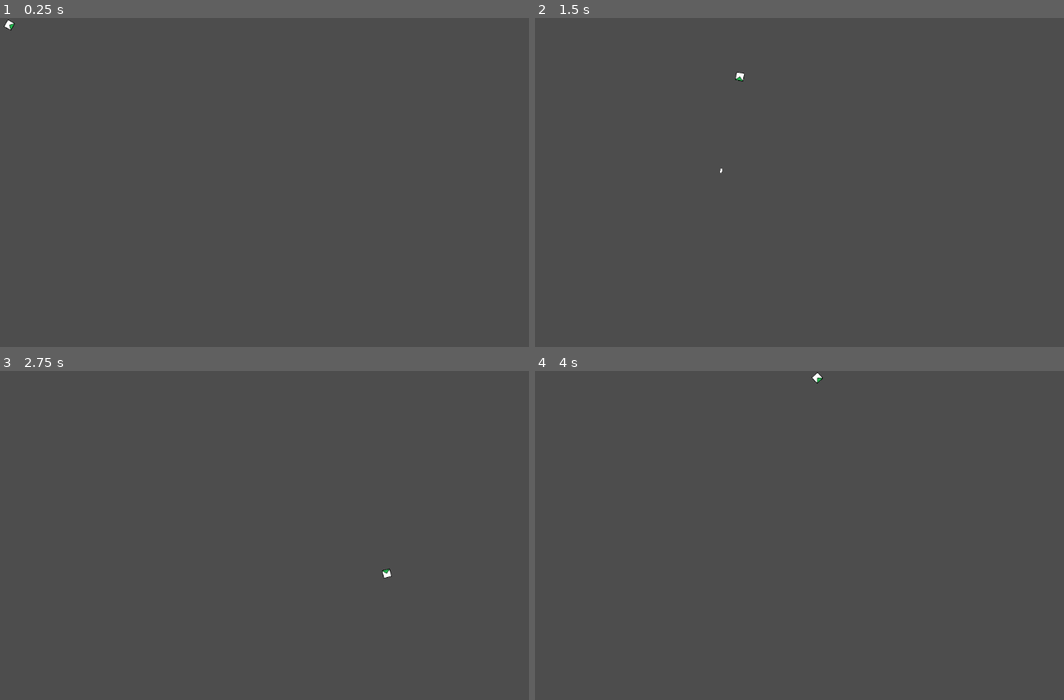
Above: before the commit, frames 1-4 (two rows, left to right).
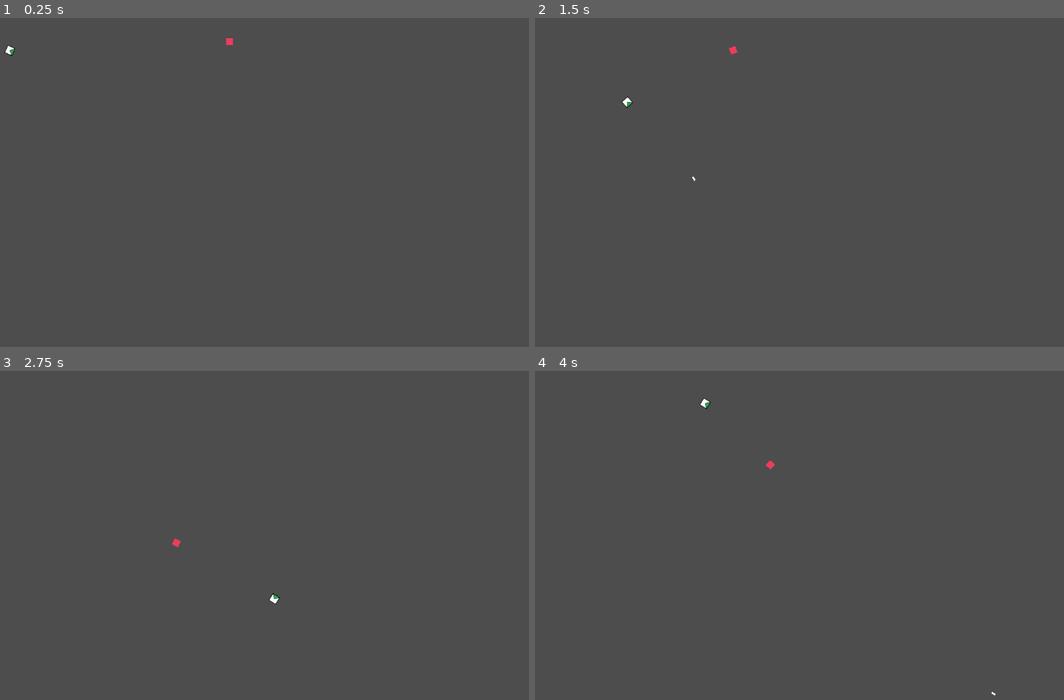
Above: after the commit, the same moments.

Repository: AHuang8693/CSC378-FinalProject
Game: Godot game, scene res://world.tscn
Two runs of this game, one before a commit and one after it. Both use one fixed random seed, a clock stepped at 60 frames per second and the inputs below.
Inputs (mouse positions are in pixels of both pictures, inside the frame that each line leads up to):
- Up to frame 1 (0.25 s): no input
- Up to frame 2 (1.5 s): tap Enter at 0.5 s; move the mouse to (963, 169) at 0.52 s; hold D (right) 0.53-1.28 s; click (963, 169) at 0.6 s; move the mouse to (714, 202) at 1.27 s; hold S (down) from 1.28 s (still down); click (714, 202) at 1.35 s
- Up to frame 3 (2.75 s): move the mouse to (359, 466) at 2.02 s; release S (down) at 2.03 s; hold D (right) from 2.03 s (still down); click (359, 466) at 2.1 s
- Up to frame 4 (4 s): tap Space at 2.75 s; move the mouse to (804, 607) at 2.77 s; release D (right) at 2.78 s; hold W (up) 2.78-3.53 s; click (804, 607) at 2.85 s; move the mouse to (1016, 588) at 3.52 s; hold A (left) from 3.53 s (still down); click (1016, 588) at 3.6 s

The runs differ from the first frame. In frame 1, 0.1% of the frame differs, in the area x 0-45%, y 0-12%; in frame 2, 0.1%, in the area x 16-40%, y 8-50%; in frame 3, 0.1%; in frame 4, 0.1%.

Commit message:
Basic enemy added

Diff:
--- a/Enemy.gd
+++ b/Enemy.gd
@@ -6,5 +6,11 @@
 func _physics_process(delta):
 	var Player = get_parent().get_node("Player")
 	position += (Player.position - position) / MOVE_SCALE
+	look_at(Player.position)
 
 	move_and_collide(motion)
+
+
+func _on_area_2d_body_entered(body):
+	if "Bullet" in body.name:
+		queue_free()
--- /dev/null
+++ b/Enemy.tscn
@@ -0,0 +1,28 @@
+[gd_scene load_steps=5 format=3 uid="uid://btnr40rryrpqr"]
+
+[ext_resource type="Script" path="res://Enemy.gd" id="1_e0asa"]
+[ext_resource type="Texture2D" uid="uid://dg2bvk31nbppj" path="res://WhiteSquare.png" id="1_os4qc"]
+
+[sub_resource type="RectangleShape2D" id="RectangleShape2D_7gkj2"]
+size = Vector2(13, 13)
+
+[sub_resource type="RectangleShape2D" id="RectangleShape2D_6c6uq"]
+size = Vector2(14, 14)
+
+[node name="Enemy" type="CharacterBody2D"]
+script = ExtResource("1_e0asa")
+
+[node name="CollisionShape2D" type="CollisionShape2D" parent="."]
+shape = SubResource("RectangleShape2D_7gkj2")
+
+[node name="Sprite2D" type="Sprite2D" parent="."]
+modulate = Color(0.933333, 0.239216, 0.356863, 1)
+scale = Vector2(0.8, 0.8)
+texture = ExtResource("1_os4qc")
+
+[node name="Area2D" type="Area2D" parent="."]
+
+[node name="CollisionShape2D" type="CollisionShape2D" parent="Area2D"]
+shape = SubResource("RectangleShape2D_6c6uq")
+
+[connection signal="body_entered" from="Area2D" to="." method="_on_area_2d_body_entered"]
--- a/scripts/Player.gd
+++ b/scripts/Player.gd
@@ -33,3 +33,12 @@
 	bullet_instance.rotation_degrees = rotation_degrees
 	bullet_instance.apply_impulse(Vector2(bullet_speed,0).rotated(global_rotation))
 	get_tree().get_root().call_deferred("add_child", bullet_instance)
+
+func kill():
+	get_tree().reload_current_scene()
+
+
+
+func _on_area_2d_body_entered(body):
+	if "Enemy" in body.name:
+		kill()
--- a/world.tscn
+++ b/world.tscn
@@ -1,7 +1,8 @@
-[gd_scene load_steps=5 format=3 uid="uid://47u6bch8sern"]
+[gd_scene load_steps=6 format=3 uid="uid://47u6bch8sern"]
 
 [ext_resource type="Script" path="res://scripts/Player.gd" id="1_27vbi"]
 [ext_resource type="Texture2D" uid="uid://cpnyrd6m3g1nw" path="res://Player.png" id="2_mmqia"]
+[ext_resource type="PackedScene" uid="uid://btnr40rryrpqr" path="res://Enemy.tscn" id="3_vtiup"]
 
 [sub_resource type="RectangleShape2D" id="RectangleShape2D_2erpq"]
 size = Vector2(16, 16)
@@ -13,6 +14,7 @@
 position = Vector2(19, 14)
 
 [node name="Player" type="CharacterBody2D" parent="."]
+position = Vector2(1, 49)
 script = ExtResource("1_27vbi")
 
 [node name="CollisionShape2D" type="CollisionShape2D" parent="Player"]
@@ -30,8 +32,7 @@
 position = Vector2(-1, 0)
 shape = SubResource("RectangleShape2D_m1cux")
 
-[node name="Area2D" type="Area2D" parent="."]
+[node name="Enemy" parent="." instance=ExtResource("3_vtiup")]
+position = Vector2(572, 25)
 
-[node name="CollisionShape2D" type="CollisionShape2D" parent="Area2D"]
-position = Vector2(-1, 0)
-shape = SubResource("RectangleShape2D_m1cux")
+[connection signal="body_entered" from="Player/Area2D" to="Player" method="_on_area_2d_body_entered"]
